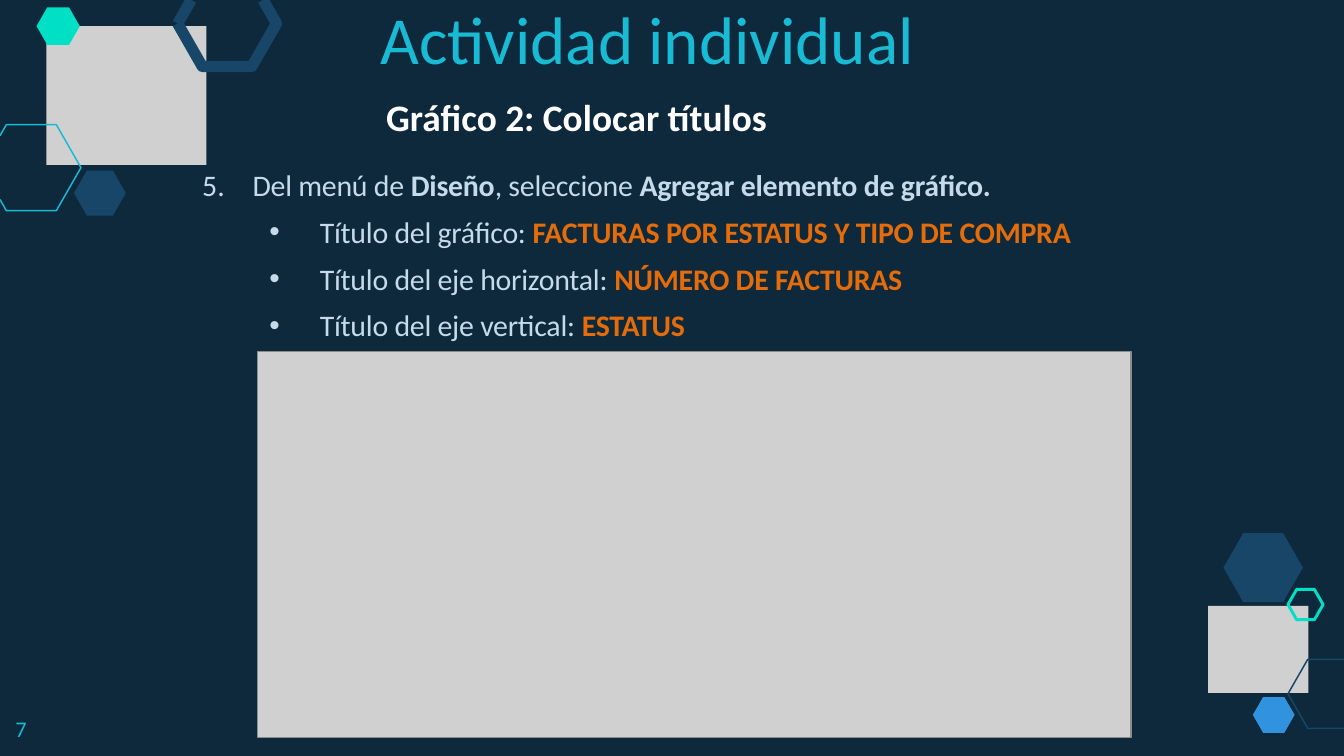
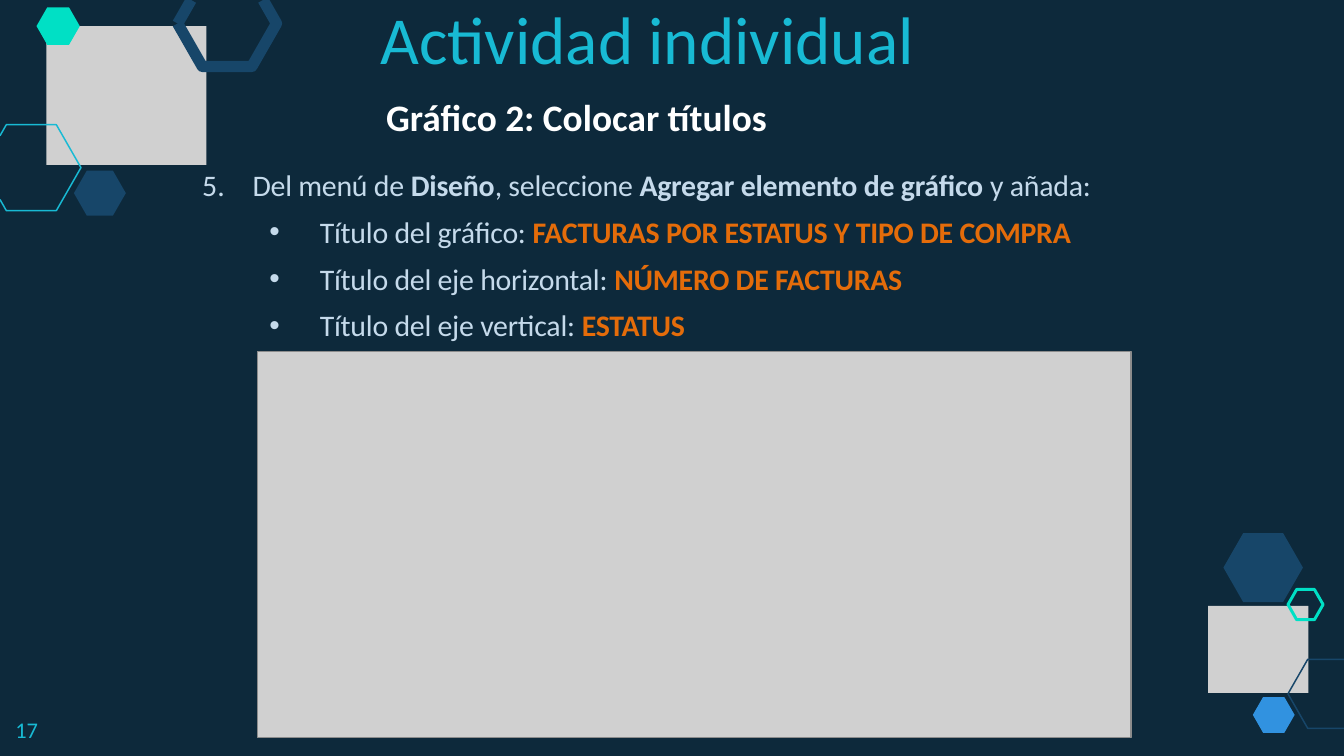
Before and after one commit to lizetheP/PensamientoC, a slide deck: slide 17 of Calendario2019/Presentaciones/Semana5/5_3_PowerPivot.pptx (slide 18 before the commit). Drawn at 1344x756 pixels with LibreOffice and Linux fonts; fonts in the diff are those of the drawing; grey boxes stand for pictures. Boxes give left, top, right and bottom in pixels: in the first picture for what was removed or moved away, otherwise in the second. Text is boxed around its words. In the diff, an @@ line names an element or a change of style, - is before the commit and + after.

```diff
--- a/Calendario2019/Presentaciones/Semana5/5_3_PowerPivot.pptx
+++ b/Calendario2019/Presentaciones/Semana5/5_3_PowerPivot.pptx
@@ text at (253, 175, 1091, 201): text changed @@
-  5. Del menú de Diseño, seleccione Agregar elemento de gráfico.
+  5. Del menú de Diseño, seleccione Agregar elemento de gráfico y añada:
@@ text removed at (15, 722, 26, 737) @@
-7
@@ text added at (15, 723, 37, 738), 12 pt, text #18BAD4 @@
+17
```
Also in this commit, not shown: 18 other slides changed, 2 slides removed, 20 other files.
